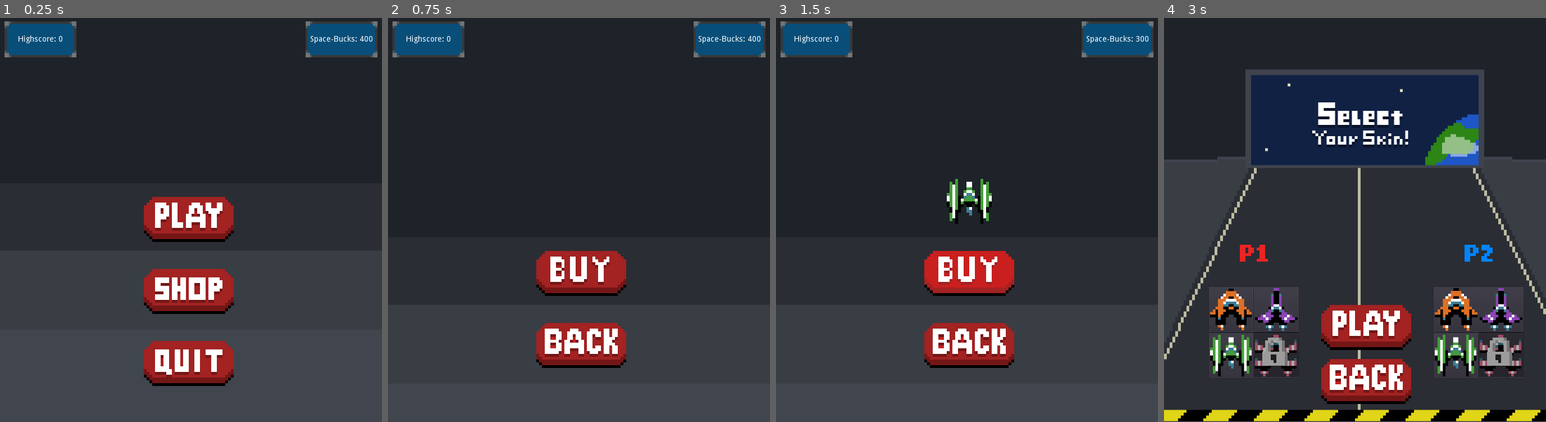
Above: before the commit, frames 1-4 (left to right).
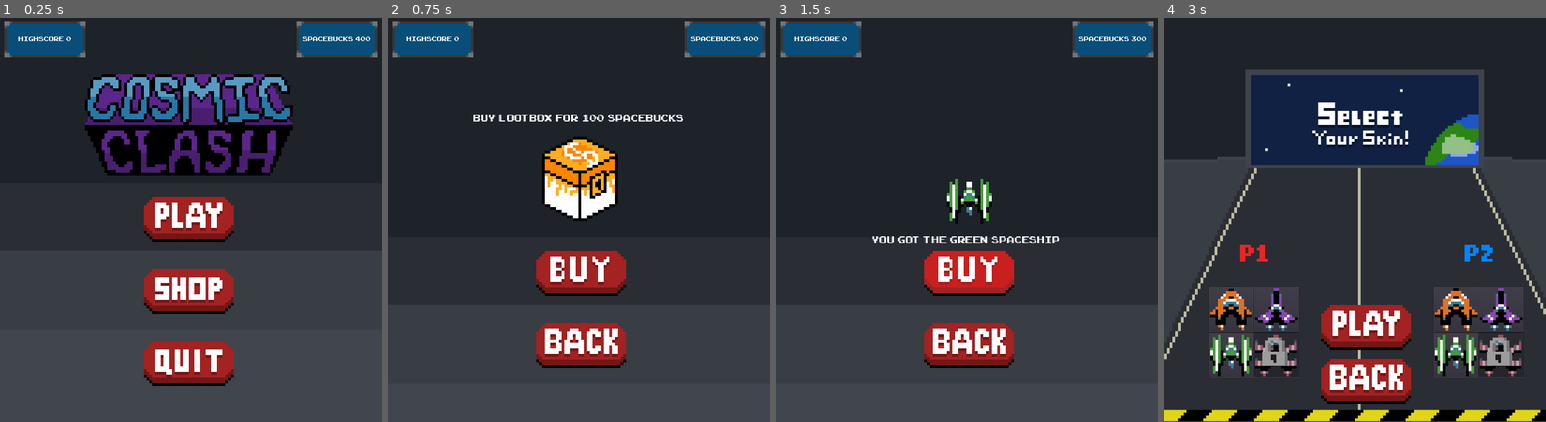
Above: after the commit, the same moments.

Repository: O1L3/prototype
Game: Godot game, scene res://scenes/HomeScreen.tscn
Two runs of this game, one before a commit and one after it. Both use one fixed random seed, a clock stepped at 60 frames per second and the inputs below.
Inputs (mouse positions are in pixels of both pictures, inside the frame that each line leads up to):
- Up to frame 1 (0.25 s): no input
- Up to frame 2 (0.75 s): click (575, 292) at 0.5 s
- Up to frame 3 (1.5 s): click (970, 272) at 1.25 s
- Up to frame 4 (3 s): click (1358, 345) at 2 s; click (1351, 220) at 2.75 s

The runs differ from the first frame. In frame 1, 13% of the frame differs, in the area x 1-99%, y 0-39%; in frame 2, 4.8%; in frame 3, 1.3%; in frame 4, nothing differs.

Commit message:
endeligSpilUdenLyd

Diff:
--- /dev/null
+++ b/Godot_mysql_secure/font/ArcadeClassic.tres
@@ -0,0 +1,6 @@
+[gd_resource type="DynamicFont" load_steps=2 format=2]
+
+[ext_resource path="res://font/ARCADECLASSIC.TTF" type="DynamicFontData" id=1]
+
+[resource]
+font_data = ExtResource( 1 )
--- a/Godot_mysql_secure/scenes/ColorSelecterScreen.tscn
+++ b/Godot_mysql_secure/scenes/ColorSelecterScreen.tscn
@@ -17,6 +17,7 @@
 [ext_resource path="res://graphic/BackgroundShip.png" type="Texture" id=15]
 [ext_resource path="res://graphic/SkinText.png" type="Texture" id=16]
 [ext_resource path="res://graphic/Lock.png" type="Texture" id=17]
+[ext_resource path="res://font/ArcadeClassic.tres" type="DynamicFont" id=18]
 
 [node name="ColorSelecterScreen" type="Node2D"]
 script = ExtResource( 1 )
@@ -184,6 +185,17 @@
 position = Vector2( 600, 600 )
 texture = ExtResource( 17 )
 
+[node name="PleaseChoose" type="Label" parent="."]
+visible = false
+margin_left = 24.0
+margin_top = 32.0
+margin_right = 363.0
+margin_bottom = 49.0
+rect_scale = Vector2( 1.9, 1.9 )
+custom_fonts/font = ExtResource( 18 )
+text = "Please  choose  a  skin  before  pressing  play"
+align = 1
+
 [connection signal="pressed" from="Start" to="." method="_on_TextureButton_pressed"]
 [connection signal="pressed" from="Back" to="." method="_on_Back_pressed"]
 [connection signal="pressed" from="Player1Orange" to="." method="_on_Player1Orange_pressed"]
--- a/Godot_mysql_secure/scenes/GameOver.tscn
+++ b/Godot_mysql_secure/scenes/GameOver.tscn
@@ -10,7 +10,7 @@
 [ext_resource path="res://graphic/ButtonHomePressed.png" type="Texture" id=8]
 [ext_resource path="res://graphic/BackgroundMenu.png" type="Texture" id=9]
 [ext_resource path="res://scenes/UI.tscn" type="PackedScene" id=10]
-[ext_resource path="res://graphic/GameOver.png" type="Texture" id=11]
+[ext_resource path="res://font/ArcadeClassic.tres" type="DynamicFont" id=11]
 
 [node name="GameOver" type="CanvasLayer"]
 script = ExtResource( 1 )
@@ -18,10 +18,6 @@
 [node name="Background" type="Sprite" parent="."]
 position = Vector2( 328, 200 )
 texture = ExtResource( 9 )
-
-[node name="GameOverText" type="Sprite" parent="."]
-position = Vector2( 376, 264 )
-texture = ExtResource( 11 )
 
 [node name="Home" type="TextureButton" parent="."]
 anchor_left = 1.0
@@ -58,5 +54,17 @@
 margin_right = 8.0
 margin_bottom = -632.0
 
+[node name="Label" type="Label" parent="."]
+margin_left = 144.0
+margin_top = 80.0
+margin_right = 184.0
+margin_bottom = 117.0
+rect_scale = Vector2( 10, 10 )
+custom_colors/font_color = Color( 0.831373, 0.176471, 0.176471, 1 )
+custom_fonts/font = ExtResource( 11 )
+text = "GAME
+OVER"
+align = 1
+
 [connection signal="pressed" from="Home" to="." method="_on_Home_pressed"]
 [connection signal="pressed" from="Retry" to="." method="_on_Retry_pressed"]
--- a/Godot_mysql_secure/scenes/HomeScreen.tscn
+++ b/Godot_mysql_secure/scenes/HomeScreen.tscn
@@ -13,6 +13,7 @@
 [ext_resource path="res://graphic/ButtonQuitHover.png" type="Texture" id=11]
 [ext_resource path="res://graphic/ButtonQuitPress.png" type="Texture" id=12]
 [ext_resource path="res://graphic/BackgroundMenu.png" type="Texture" id=13]
+[ext_resource path="res://graphic/cosmicclash.png" type="Texture" id=14]
 
 [node name="HomeScreen" type="CanvasLayer"]
 script = ExtResource( 1 )
@@ -67,6 +68,10 @@
 margin_bottom = 40.0
 script = ExtResource( 3 )
 
+[node name="Cosmicclash" type="Sprite" parent="."]
+position = Vector2( 336, 192 )
+texture = ExtResource( 14 )
+
 [connection signal="pressed" from="Play" to="." method="_on_TextureButton_pressed"]
 [connection signal="pressed" from="Shop" to="." method="_on_Shop_pressed"]
 [connection signal="pressed" from="Quit" to="." method="_on_Quit_pressed"]
--- a/Godot_mysql_secure/scenes/UI.tscn
+++ b/Godot_mysql_secure/scenes/UI.tscn
@@ -1,7 +1,8 @@
-[gd_scene load_steps=3 format=2]
+[gd_scene load_steps=4 format=2]
 
 [ext_resource path="res://scripts/UI.gd" type="Script" id=1]
 [ext_resource path="res://graphic/ScoreBoard.png" type="Texture" id=2]
+[ext_resource path="res://font/ArcadeClassic.tres" type="DynamicFont" id=3]
 
 [node name="UI" type="Control"]
 anchor_right = 1.0
@@ -10,41 +11,45 @@
 script = ExtResource( 1 )
 
 [node name="highscorebox" type="TextureRect" parent="."]
-margin_right = 128.0
+margin_right = 144.0
 margin_bottom = 64.0
 texture = ExtResource( 2 )
 expand = true
 
 [node name="Highscore" type="Label" parent="."]
-margin_right = 128.0
+margin_left = 4.0
+margin_right = 140.0
 margin_bottom = 64.0
+custom_fonts/font = ExtResource( 3 )
 align = 1
 valign = 1
 
 [node name="scorebox" type="TextureRect" parent="."]
-margin_left = 128.0
-margin_right = 256.0
+margin_left = 144.0
+margin_right = 288.0
 margin_bottom = 64.0
 texture = ExtResource( 2 )
 expand = true
 
 [node name="Score" type="Label" parent="."]
-margin_left = 128.0
-margin_right = 256.0
+margin_left = 148.0
+margin_right = 284.0
 margin_bottom = 64.0
+custom_fonts/font = ExtResource( 3 )
 align = 1
 valign = 1
 
 [node name="CurrencyBox" type="TextureRect" parent="."]
-margin_left = 536.0
+margin_left = 520.0
 margin_right = 664.0
 margin_bottom = 64.0
 texture = ExtResource( 2 )
 expand = true
 
 [node name="Currency" type="Label" parent="."]
-margin_left = 536.0
-margin_right = 664.0
+margin_left = 524.0
+margin_right = 660.0
 margin_bottom = 64.0
+custom_fonts/font = ExtResource( 3 )
 align = 1
 valign = 1
--- a/Godot_mysql_secure/scenes/lootboxes.tscn
+++ b/Godot_mysql_secure/scenes/lootboxes.tscn
@@ -11,6 +11,8 @@
 [ext_resource path="res://graphic/ButtonBuyHover.png" type="Texture" id=9]
 [ext_resource path="res://graphic/BackButtonPressed.png" type="Texture" id=10]
 [ext_resource path="res://graphic/BackgroundMenu.png" type="Texture" id=11]
+[ext_resource path="res://font/ArcadeClassic.tres" type="DynamicFont" id=12]
+[ext_resource path="res://graphic/lootbox.png" type="Texture" id=13]
 
 [node name="lootboxes" type="CanvasLayer"]
 script = ExtResource( 1 )
@@ -53,5 +55,66 @@
 texture_pressed = ExtResource( 10 )
 texture_hover = ExtResource( 7 )
 
+[node name="Lootbox" type="Label" parent="."]
+margin_left = 152.0
+margin_top = 168.0
+margin_right = 402.0
+margin_bottom = 188.0
+rect_scale = Vector2( 1.5, 1.5 )
+custom_fonts/font = ExtResource( 12 )
+text = "Buy  Lootbox  for  100  Space-Bucks"
+align = 1
+
+[node name="LootboxSprite" type="Sprite" parent="."]
+position = Vector2( 344, 288 )
+texture = ExtResource( 13 )
+
+[node name="NotEnough" type="Label" parent="."]
+visible = false
+margin_left = 144.0
+margin_top = 384.0
+margin_right = 403.0
+margin_bottom = 401.0
+rect_scale = Vector2( 1.5, 1.5 )
+custom_fonts/font = ExtResource( 12 )
+text = "You  dont  have  enough  spacebucks"
+
+[node name="GreenBought" type="Label" parent="."]
+visible = false
+margin_left = 144.0
+margin_top = 384.0
+margin_right = 403.0
+margin_bottom = 401.0
+rect_scale = Vector2( 1.5, 1.5 )
+custom_fonts/font = ExtResource( 12 )
+text = "You  Got  The  Green  Spaceship"
+align = 1
+
+[node name="PinkBought" type="Label" parent="."]
+visible = false
+margin_left = 144.0
+margin_top = 384.0
+margin_right = 403.0
+margin_bottom = 401.0
+rect_scale = Vector2( 1.5, 1.5 )
+custom_fonts/font = ExtResource( 12 )
+text = "You  Got  The  Pink  Spaceship"
+align = 1
+
+[node name="AllBought" type="Label" parent="."]
+visible = false
+margin_left = 120.0
+margin_top = 384.0
+margin_right = 414.0
+margin_bottom = 401.0
+rect_scale = Vector2( 1.5, 1.5 )
+custom_fonts/font = ExtResource( 12 )
+text = "You  Own  All  Prices  From  This  Lootbox"
+align = 1
+
+[node name="Timer" type="Timer" parent="."]
+wait_time = 5.0
+
 [connection signal="pressed" from="Buy" to="." method="_on_TextureButton_pressed"]
 [connection signal="pressed" from="Back" to="." method="_on_Back_pressed"]
+[connection signal="timeout" from="Timer" to="." method="_on_Timer_timeout"]
--- a/Godot_mysql_secure/scripts/ColorSelecterScreen.gd
+++ b/Godot_mysql_secure/scripts/ColorSelecterScreen.gd
@@ -1,7 +1,9 @@
 extends Node2D
 onready var selectedPlayer1 = $ShipSelect
 onready var selectedPlayer2 = $ShipSelect2
-onready var Orange1 = $Player1Orange
+
+var player1Choose = false
+var player2Choose = false
 
 func _ready():
 	if colorState.greenUnlocked:
@@ -18,51 +20,61 @@
 		$Lock4.visible = true
 
 func _on_TextureButton_pressed():
-	get_tree().change_scene("res://scenes/Level.tscn")
+	if player1Choose and player2Choose:
+		get_tree().change_scene("res://scenes/Level.tscn")
+	else: $PleaseChoose.visible = true
 
 func _on_Player1Orange_pressed():
 	colorState.color1Change("Orange")
 	selectedPlayer1.position.x = 119
 	selectedPlayer1.position.y = 520
+	player1Choose = true
 
 func _on_Player2Purple_pressed():
 	colorState.color2Change("Purple")
 	selectedPlayer2.position.x = 601
 	selectedPlayer2.position.y = 520
+	player2Choose = true
 
 func _on_Player2Orange_pressed():
 	colorState.color2Change("Orange")
 	selectedPlayer2.position.x = 519
 	selectedPlayer2.position.y = 520
+	player2Choose = true
 
 func _on_Player1Purple_pressed():
 	colorState.color1Change("Purple")
 	selectedPlayer1.position.x = 201
 	selectedPlayer1.position.y = 520
+	player1Choose = true
 
 func _on_Player1Green_pressed():
 	if colorState.greenUnlocked:
 		colorState.color1Change("Green")
 		selectedPlayer1.position.x = 119
 		selectedPlayer1.position.y = 602
+		player1Choose = true
 
 func _on_Player2Green_pressed():
 	if colorState.greenUnlocked:
 		colorState.color2Change("Green")
 		selectedPlayer2.position.x = 519
 		selectedPlayer2.position.y = 602
+		player2Choose = true
 
 func _on_Player2Pink_pressed():
 	if colorState.pinkUnlocked:
 		colorState.color2Change("Pink")
 		selectedPlayer2.position.x = 601
 		selectedPlayer2.position.y = 602
+		player2Choose = true
 
 func _on_Player1Pink_pressed():
 	if colorState.pinkUnlocked:
 		colorState.color1Change("Pink")
 		selectedPlayer1.position.x = 201
 		selectedPlayer1.position.y = 602
+		player1Choose = true
 
 func _on_Back_pressed():
 	get_tree().change_scene("res://scenes/HomeScreen.tscn")
--- a/Godot_mysql_secure/scripts/UI.gd
+++ b/Godot_mysql_secure/scripts/UI.gd
@@ -8,9 +8,9 @@
 		$Score.visible = false
 
 func setScore(score):
-	$Score.text = "Score: " + str(score)
+	$Score.text = "Score:  " + str(score)
 
 
 func _process(delta):
-	$Highscore.text = "Highscore: " + str(colorState.highscore)
-	$Currency.text = "Space-Bucks: " + str(colorState.spaceBucks)
+	$Highscore.text = "Highscore:  " + str(colorState.highscore)
+	$Currency.text = "Space-Bucks:  " + str(colorState.spaceBucks)
--- a/Godot_mysql_secure/scripts/lootboxes.gd
+++ b/Godot_mysql_secure/scripts/lootboxes.gd
@@ -2,6 +2,8 @@
 
 var rng = RandomNumberGenerator.new()
 var randomNum = rng.randf_range(0.0,2.0)
+
+var bought = false
 
 func _ready():
 	$UI/scorebox.visible = false
@@ -10,6 +12,7 @@
 	colorState.spaceBucks -= 100
 	if colorState.pinkUnlocked and colorState.greenUnlocked:
 		colorState.spaceBucks += 100
+		$AllBought.visible = true
 	elif colorState.pinkUnlocked:
 		reward("Green")
 	elif colorState.greenUnlocked:
@@ -22,22 +25,43 @@
 			reward("Pink")
 
 func reward(color):
+	$Timer.start()
+	bought = true
+	$LootboxSprite.visible = false
+	$Lootbox.visible = false
 	colorState.skinUnlocked(color)
 	if color == "Green":
 		$Green.visible = true
+		$GreenBought.visible = true
 	else:
 		$Green.visible = false
+		$GreenBought.visible = false
 	if color == "Pink":
 		$Pink.visible = true
+		$PinkBought.visible = true
 	else:
 		$Pink.visible = false
+		$PinkBought.visible = false
 
 func _on_TextureButton_pressed():
-	if colorState.spaceBucks >= 100:
-		buyLoot()
-	else:
-		print("You don't have enough money")
+	if bought == false:
+		if colorState.spaceBucks >= 100:
+			buyLoot()
+		else:
+			$NotEnough.visible = true
 
 
 func _on_Back_pressed():
 	get_tree().change_scene("res://scenes/HomeScreen.tscn")
+
+
+
+
+func _on_Timer_timeout():
+	bought = false
+	$Pink.visible = false
+	$PinkBought.visible = false
+	$Green.visible = false
+	$GreenBought.visible = false
+	$LootboxSprite.visible = true
+	$Lootbox.visible = true
Binary file added: Godot_mysql_secure/font/ARCADECLASSIC.TTF
Binary file added: Godot_mysql_secure/graphic/cosmicclash.aseprite
Binary file added: Godot_mysql_secure/graphic/cosmicclash.png
Not shown, added: Godot_mysql_secure/graphic/cosmicclash.png.import
Binary file added: Godot_mysql_secure/graphic/lootbox.aseprite
Binary file added: Godot_mysql_secure/graphic/lootbox.png
Not shown, added: Godot_mysql_secure/graphic/lootbox.png.import
Not shown: 1 places in Godot_mysql_secure/scenes/ColorSelecterScreen.tscn that only renumber resources
Not shown: 1 places in Godot_mysql_secure/scenes/HomeScreen.tscn that only renumber resources
Not shown: 1 places in Godot_mysql_secure/scenes/lootboxes.tscn that only renumber resources
